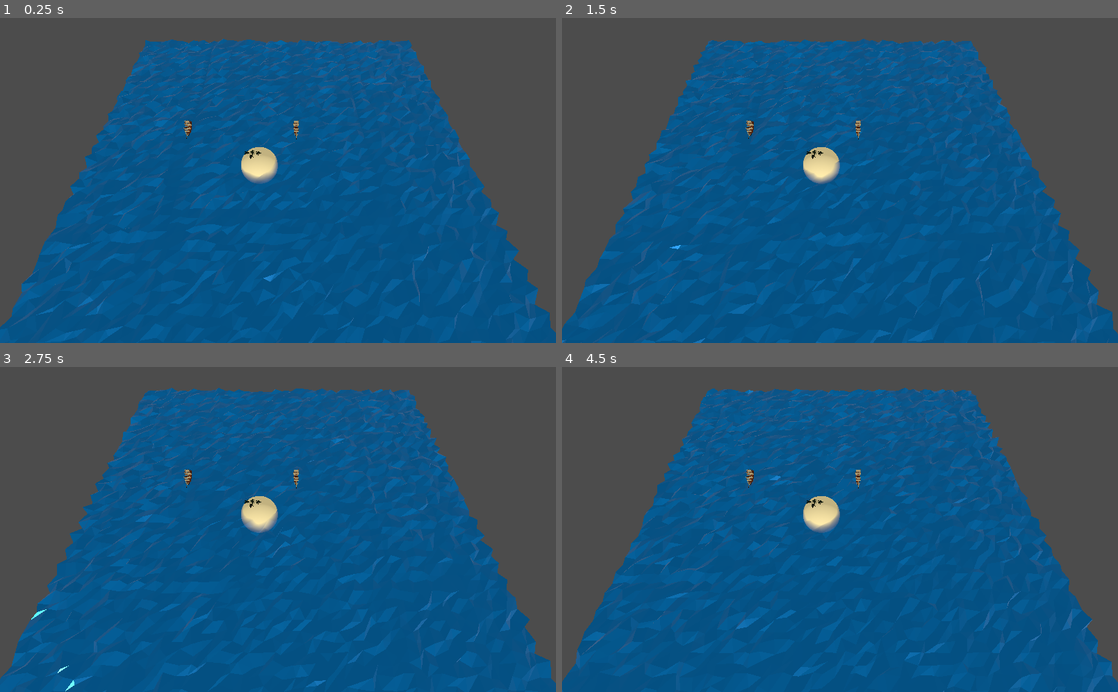
Above: before the commit, frames 1-4 (two rows, left to right).
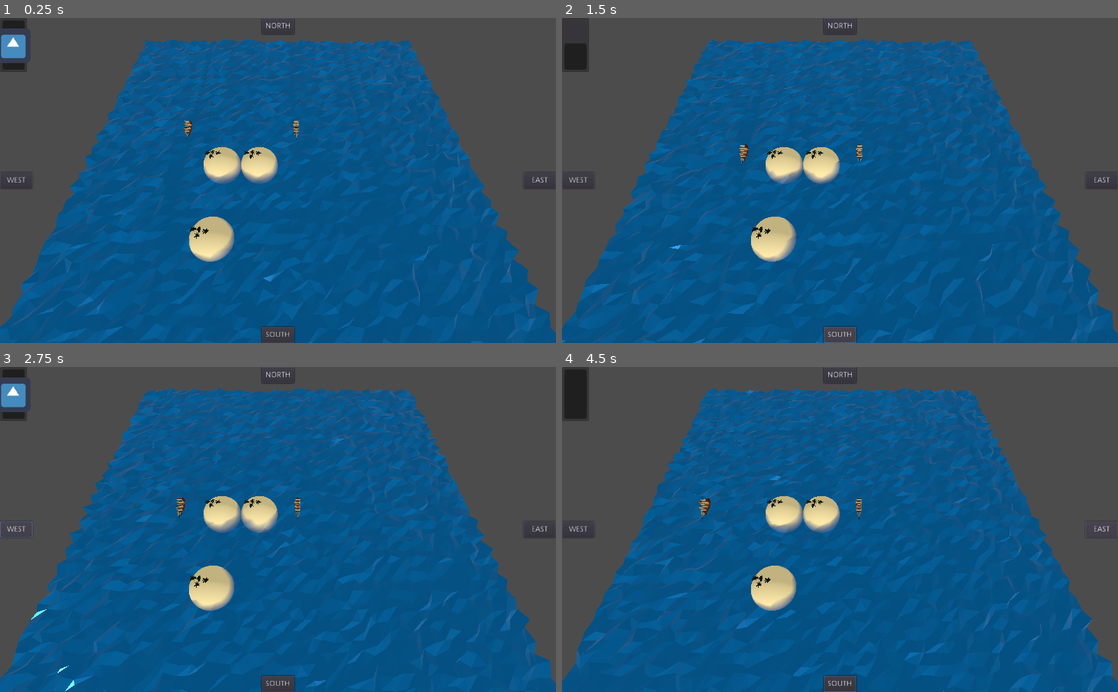
Above: after the commit, the same moments.

Repository: MatthewFyfe/TradeWinds
Game: Godot game, scene res://DebugScene.tscn
Two runs of this game, one before a commit and one after it. Both use one fixed random seed, a clock stepped at 60 frames per second and the inputs below. The engine's default icon, where the game draws it, is replaced by a stand-in: a white triangle on a blue panel in a dark square.
Inputs (mouse positions are in pixels of both pictures, inside the frame that each line leads up to):
- Up to frame 1 (0.25 s): no input
- Up to frame 2 (1.5 s): click (840, 24) at 0.5 s, where only the run after the commit has a clickable "NORTH"; click (840, 336) at 1.25 s, where only the run after the commit has a clickable "SOUTH"
- Up to frame 3 (2.75 s): click (16, 529) at 2 s, where only the run after the commit has a clickable "WEST"
- Up to frame 4 (4.5 s): click (1101, 529) at 2.75 s, where only the run after the commit has a clickable "EAST"; hold Right (ui_right) 3.53-4.28 s; hold Down (ui_down) from 4.28 s (still down)

The runs differ from the first frame. In frame 1, 2.5% of the frame differs, in the area x 0-100%, y 0-100%; in frame 2, 2.5%; in frame 3, 2.7%; in frame 4, 2.8%.

Commit message:
Touch controls and wind meter

Diff:
--- a/Controls.gd
+++ /dev/null
@@ -1,28 +0,0 @@
-extends Spatial
-
-var windTimer = 0
-
-#Every physics tick (built in function)
-func _physics_process(delta):
-	if(windTimer >= 0):
-		windTimer -= 1
-
-#Check for input (built in function)
-func _input(event):
-	# Check and handle player input
-	if windTimer <= 0:
-		if event.is_action_pressed("ui_up"):
-			get_tree().call_group("ships", "blow_direction", "north")
-		if event.is_action_pressed("ui_left"):
-			get_tree().call_group("ships", "blow_direction", "west")
-		if event.is_action_pressed("ui_right"):
-			get_tree().call_group("ships", "blow_direction", "east")
-		if event.is_action_pressed("ui_down"):
-			get_tree().call_group("ships", "blow_direction", "south")
-
-		#temporarily disable input
-		wind_timer()
-
-#Start the cooldown timer for wind controls
-func wind_timer():
-	windTimer = 125
--- a/DebugScene.tscn
+++ b/DebugScene.tscn
@@ -1,12 +1,13 @@
-[gd_scene load_steps=16 format=2]
+[gd_scene load_steps=17 format=2]
 
 [ext_resource path="res://Assets/PalmTree_1.obj" type="ArrayMesh" id=1]
 [ext_resource path="res://Assets/PalmTree_3.obj" type="ArrayMesh" id=2]
 [ext_resource path="res://Assets/PalmTree_4.obj" type="ArrayMesh" id=3]
 [ext_resource path="res://Assets/PalmTree_2.obj" type="ArrayMesh" id=4]
 [ext_resource path="res://Assets/Sail ship.obj" type="ArrayMesh" id=5]
-[ext_resource path="res://Ship.gd" type="Script" id=6]
-[ext_resource path="res://Controls.gd" type="Script" id=7]
+[ext_resource path="res://Scripts/Ship.gd" type="Script" id=6]
+[ext_resource path="res://Scripts/Controls.gd" type="Script" id=7]
+[ext_resource path="res://icon.png" type="Texture" id=8]
 
 [sub_resource type="Environment" id=1]
 ambient_light_color = Color( 1, 1, 1, 1 )
@@ -136,6 +137,86 @@
 [node name="Sandbar" type="StaticBody" parent="IslandTest"]
 
 [node name="CollisionShape" type="CollisionShape" parent="IslandTest/Sandbar"]
+shape = SubResource( 7 )
+
+[node name="IslandTest2" type="MeshInstance" parent="."]
+transform = Transform( 5, 0, 0, 0, 5, 0, 0, 0, 5, -15, -2.5, 5 )
+mesh = SubResource( 5 )
+material/0 = SubResource( 6 )
+
+[node name="PalmTree_1" type="MeshInstance" parent="IslandTest2"]
+transform = Transform( 0.1, 0, 0, 0, 0.1, 0, 0, 0, 0.1, 0, 0.823058, 0 )
+mesh = ExtResource( 1 )
+material/0 = null
+material/1 = null
+material/2 = null
+
+[node name="PalmTree_2" type="MeshInstance" parent="IslandTest2"]
+transform = Transform( 0.1, 0, 0, 0, 0.1, 0, 0, 0, 0.1, -0.312076, 0.879567, -0.235637 )
+mesh = ExtResource( 4 )
+material/0 = null
+material/1 = null
+material/2 = null
+
+[node name="PalmTree_3" type="MeshInstance" parent="IslandTest2"]
+transform = Transform( 0.1, 0, 0, 0, 0.1, 0, 0, 0, 0.1, -0.610084, 0.639938, -0.140923 )
+mesh = ExtResource( 2 )
+material/0 = null
+material/1 = null
+material/2 = null
+material/3 = null
+
+[node name="PalmTree_4" type="MeshInstance" parent="IslandTest2"]
+transform = Transform( 0.1, 0, 0, 0, 0.1, 0, 0, 0, 0.1, -0.339306, 0.800764, 0.163203 )
+mesh = ExtResource( 3 )
+material/0 = null
+material/1 = null
+material/2 = null
+material/3 = null
+
+[node name="Sandbar" type="StaticBody" parent="IslandTest2"]
+
+[node name="CollisionShape" type="CollisionShape" parent="IslandTest2/Sandbar"]
+shape = SubResource( 7 )
+
+[node name="IslandTest3" type="MeshInstance" parent="."]
+transform = Transform( 5, 0, 0, 0, 5, 0, 0, 0, 5, -15, -2.5, 25 )
+mesh = SubResource( 5 )
+material/0 = SubResource( 6 )
+
+[node name="PalmTree_1" type="MeshInstance" parent="IslandTest3"]
+transform = Transform( 0.1, 0, 0, 0, 0.1, 0, 0, 0, 0.1, 0, 0.823058, 0 )
+mesh = ExtResource( 1 )
+material/0 = null
+material/1 = null
+material/2 = null
+
+[node name="PalmTree_2" type="MeshInstance" parent="IslandTest3"]
+transform = Transform( 0.1, 0, 0, 0, 0.1, 0, 0, 0, 0.1, -0.312076, 0.879567, -0.235637 )
+mesh = ExtResource( 4 )
+material/0 = null
+material/1 = null
+material/2 = null
+
+[node name="PalmTree_3" type="MeshInstance" parent="IslandTest3"]
+transform = Transform( 0.1, 0, 0, 0, 0.1, 0, 0, 0, 0.1, -0.610084, 0.639938, -0.140923 )
+mesh = ExtResource( 2 )
+material/0 = null
+material/1 = null
+material/2 = null
+material/3 = null
+
+[node name="PalmTree_4" type="MeshInstance" parent="IslandTest3"]
+transform = Transform( 0.1, 0, 0, 0, 0.1, 0, 0, 0, 0.1, -0.339306, 0.800764, 0.163203 )
+mesh = ExtResource( 3 )
+material/0 = null
+material/1 = null
+material/2 = null
+material/3 = null
+
+[node name="Sandbar" type="StaticBody" parent="IslandTest3"]
+
+[node name="CollisionShape" type="CollisionShape" parent="IslandTest3/Sandbar"]
 shape = SubResource( 7 )
 
 [node name="KinBodyShip" type="KinematicBody" parent="."]
@@ -183,3 +264,72 @@
 [node name="CollisionShape" type="CollisionShape" parent="KinBodyShip2"]
 transform = Transform( 2.5, 0, 0, 0, 1, 0, 0, 0, 2.5, 0, 1, 0 )
 shape = SubResource( 8 )
+
+[node name="GUI" type="Control" parent="."]
+anchor_right = 1.0
+anchor_bottom = 1.0
+__meta__ = {
+"_edit_use_anchors_": false
+}
+
+[node name="Button_N" type="Button" parent="GUI"]
+anchor_left = 0.5
+anchor_right = 0.5
+margin_left = -30.0
+margin_right = 30.0
+margin_bottom = 30.0
+rect_min_size = Vector2( 60, 30 )
+text = "NORTH"
+__meta__ = {
+"_edit_use_anchors_": false
+}
+
+[node name="Button_S" type="Button" parent="GUI"]
+anchor_left = 0.5
+anchor_top = 1.0
+anchor_right = 0.5
+anchor_bottom = 1.0
+margin_left = -30.0
+margin_top = -30.0
+margin_right = 30.0
+rect_min_size = Vector2( 60, 30 )
+text = "SOUTH"
+
+[node name="Button_W" type="Button" parent="GUI"]
+anchor_top = 0.5
+anchor_bottom = 0.5
+margin_top = -15.0
+margin_right = 60.0
+margin_bottom = 15.0
+rect_min_size = Vector2( 60, 30 )
+text = "WEST"
+
+[node name="Button_E" type="Button" parent="GUI"]
+anchor_left = 1.0
+anchor_top = 0.5
+anchor_right = 1.0
+anchor_bottom = 0.5
+margin_left = -60.0
+margin_top = -15.0
+margin_bottom = 15.0
+rect_min_size = Vector2( 60, 30 )
+text = "EAST"
+
+[node name="ProgressWind" type="ProgressBar" parent="GUI"]
+margin_top = 100.0
+margin_right = 100.0
+margin_bottom = 150.0
+rect_min_size = Vector2( 100, 50 )
+rect_rotation = -90.0
+percent_visible = false
+__meta__ = {
+"_edit_use_anchors_": false
+}
+
+[node name="WindReady" type="Sprite" parent="GUI"]
+position = Vector2( 24, 51 )
+texture = ExtResource( 8 )
+[connection signal="pressed" from="GUI/Button_N" to="." method="_on_Button_N_pressed"]
+[connection signal="pressed" from="GUI/Button_S" to="." method="_on_Button_S_pressed"]
+[connection signal="pressed" from="GUI/Button_W" to="." method="_on_Button_W_pressed"]
+[connection signal="pressed" from="GUI/Button_E" to="." method="_on_Button_E_pressed"]
--- /dev/null
+++ b/GUI.tscn
@@ -0,0 +1,91 @@
+[gd_scene load_steps=2 format=2]
+
+[sub_resource type="GDScript" id=1]
+script/source = "extends Control
+
+
+# Declare member variables here. Examples:
+# var a = 2
+# var b = \"text\"
+
+
+# Called when the node enters the scene tree for the first time.
+func _ready():
+	pass # Replace with function body.
+
+
+# Called every frame. 'delta' is the elapsed time since the previous frame.
+#func _process(delta):
+#	pass
+
+
+func _on_Button_N_pressed():
+	pass
+
+
+func _on_Button_S_pressed():
+	pass # Replace with function body.
+
+
+func _on_Button_W_pressed():
+	pass # Replace with function body.
+
+
+func _on_Button_E_pressed():
+	pass # Replace with function body.
+"
+
+[node name="GUI" type="Control"]
+anchor_right = 1.0
+anchor_bottom = 1.0
+script = SubResource( 1 )
+__meta__ = {
+"_edit_use_anchors_": false
+}
+
+[node name="Button_N" type="Button" parent="."]
+anchor_left = 0.5
+anchor_right = 0.5
+margin_left = -30.0
+margin_right = 30.0
+margin_bottom = 30.0
+rect_min_size = Vector2( 60, 30 )
+text = "NORTH"
+__meta__ = {
+"_edit_use_anchors_": false
+}
+
+[node name="Button_S" type="Button" parent="."]
+anchor_left = 0.5
+anchor_top = 1.0
+anchor_right = 0.5
+anchor_bottom = 1.0
+margin_left = -30.0
+margin_top = -30.0
+margin_right = 30.0
+rect_min_size = Vector2( 60, 30 )
+text = "SOUTH"
+
+[node name="Button_W" type="Button" parent="."]
+anchor_top = 0.5
+anchor_bottom = 0.5
+margin_top = -15.0
+margin_right = 60.0
+margin_bottom = 15.0
+rect_min_size = Vector2( 60, 30 )
+text = "WEST"
+
+[node name="Button_E" type="Button" parent="."]
+anchor_left = 1.0
+anchor_top = 0.5
+anchor_right = 1.0
+anchor_bottom = 0.5
+margin_left = -60.0
+margin_top = -15.0
+margin_bottom = 15.0
+rect_min_size = Vector2( 60, 30 )
+text = "EAST"
+[connection signal="pressed" from="Button_N" to="." method="_on_Button_N_pressed"]
+[connection signal="pressed" from="Button_S" to="." method="_on_Button_S_pressed"]
+[connection signal="pressed" from="Button_W" to="." method="_on_Button_W_pressed"]
+[connection signal="pressed" from="Button_E" to="." method="_on_Button_E_pressed"]
--- /dev/null
+++ b/Scripts/Controls.gd
@@ -0,0 +1,57 @@
+extends Spatial
+
+var windTimer = 0
+
+onready var progressWind = find_node("ProgressWind")
+onready var windReady = find_node("WindReady")
+
+#Every physics tick (built in function)
+func _physics_process(delta):
+	if(windTimer >= 0):
+		windReady.hide()
+		windTimer -= 1
+	else:
+		windReady.show()
+	#Update wind progress bar
+	progressWind.value = 100-windTimer
+
+#Check for input (built in function)
+func _input(event):
+	# Check and handle player input
+	var eText = event.as_text()
+	if eText == "Up" or eText == "Down" or eText == "Left" or eText == "Right":
+		inputHelper(event.as_text())
+
+func inputHelper(eventName):
+	if windTimer <= 0:
+		if eventName == "Up":
+			get_tree().call_group("ships", "blow_direction", "north")
+		if eventName == "Left":
+			get_tree().call_group("ships", "blow_direction", "west")
+		if eventName == "Right":
+			get_tree().call_group("ships", "blow_direction", "east")
+		if eventName == "Down":
+			get_tree().call_group("ships", "blow_direction", "south")
+
+		#temporarily disable input
+		wind_timer()
+
+#Start the cooldown timer for wind controls
+func wind_timer():
+	windTimer = 100
+
+
+func _on_Button_N_pressed():
+	inputHelper("Up")
+
+
+func _on_Button_S_pressed():
+	inputHelper("Down")
+
+
+func _on_Button_W_pressed():
+	inputHelper("Left")
+
+
+func _on_Button_E_pressed():
+	inputHelper("Right")
Renamed: Ship.gd -> Scripts/Ship.gd
